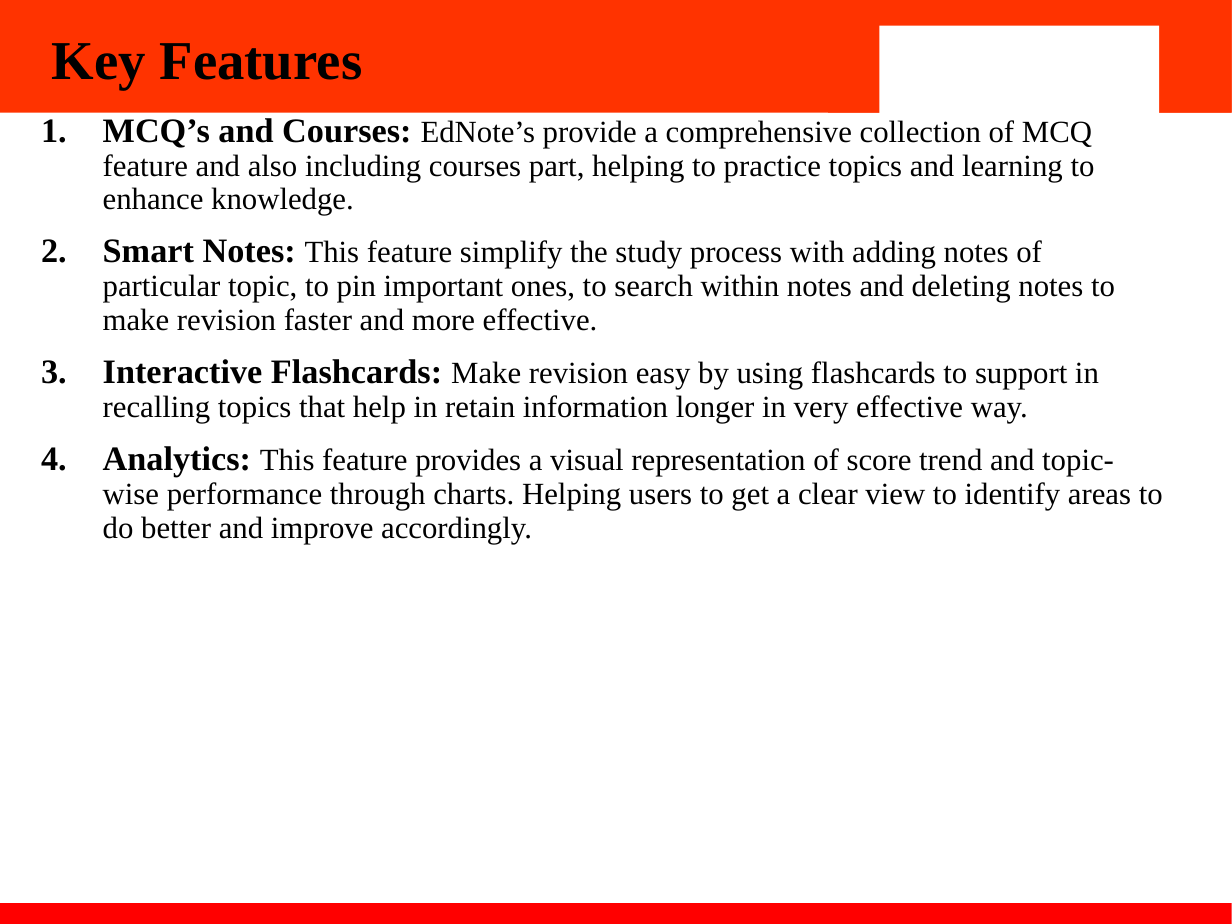
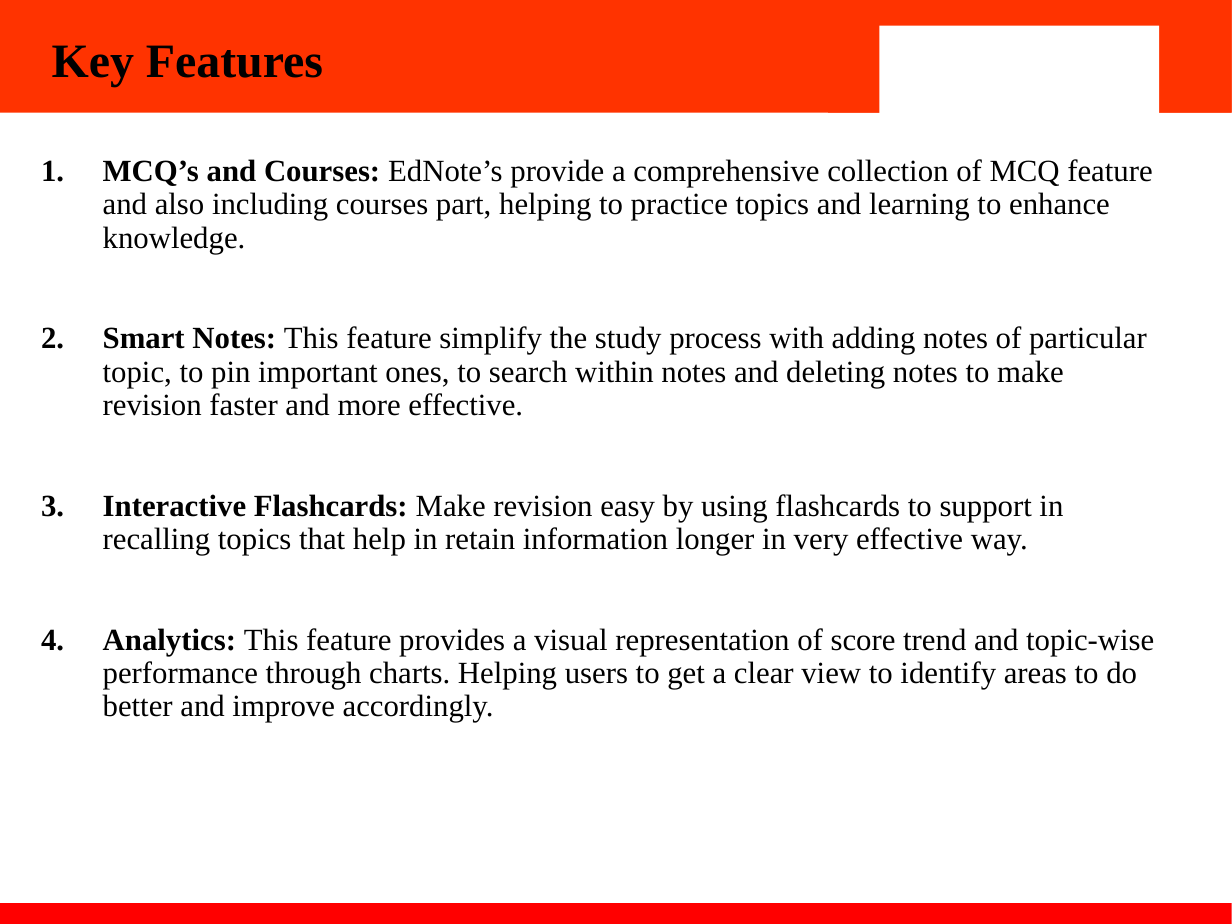
Before and after one commit to Abhishek1158/EdNote-s-E-Learning-Website--2210991158-2210991140-2210991200-2210991431--, a slide deck: slide 10 of Report and PPT/EdNote's.pptx (slide 9 before the commit). Drawn at 1232x924 pixels with LibreOffice and Linux fonts; fonts in the diff are those of the drawing; background and template pictures are left out. Boxes give left, top, right and bottom in pixels: in the first picture for what was removed or moved away, otherwise in the second. Text is boxed around its words. In the diff, an @@ line names an element or a change of style, - is before the commit and + after.

```diff
--- a/Report and PPT/EdNote's.pptx
+++ b/Report and PPT/EdNote's.pptx
@@ title "Key Features" at (52,45,323,86): size 32 to 28 pt @@
@@ text "MCQ’s and Courses: EdNote’s provide ...": place and size @@
-text "MCQ’s and Courses: EdNote’s provide ..." at (103,118,1163,544)
+text "MCQ’s and Courses: EdNote’s provide ..." at (103,159,1154,722)
@@ text "MCQ’s and Courses: EdNote’s provide ..." at (103,159,1154,722): size 20 to 18 pt in "MCQ’s and Courses:", "Smart Notes:", "Interactive Flashcards:", "Analytics:" @@
```
Also in this commit, not shown: 8 other slides changed, 1 slide added.
